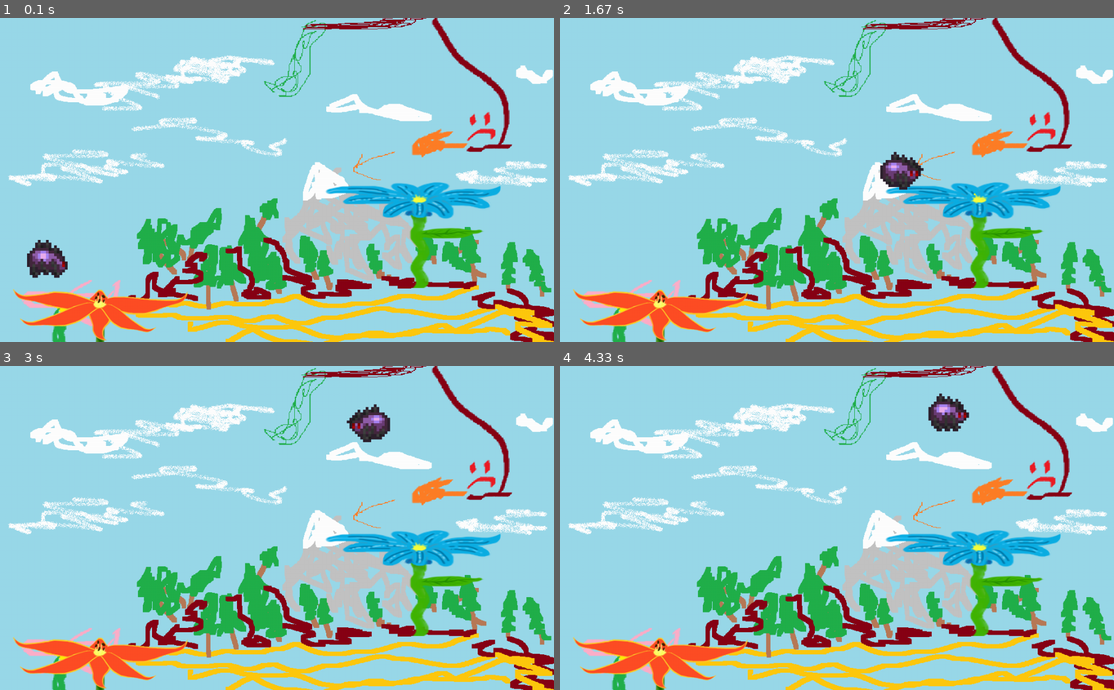
Above: before the commit, frames 1-4 (two rows, left to right).
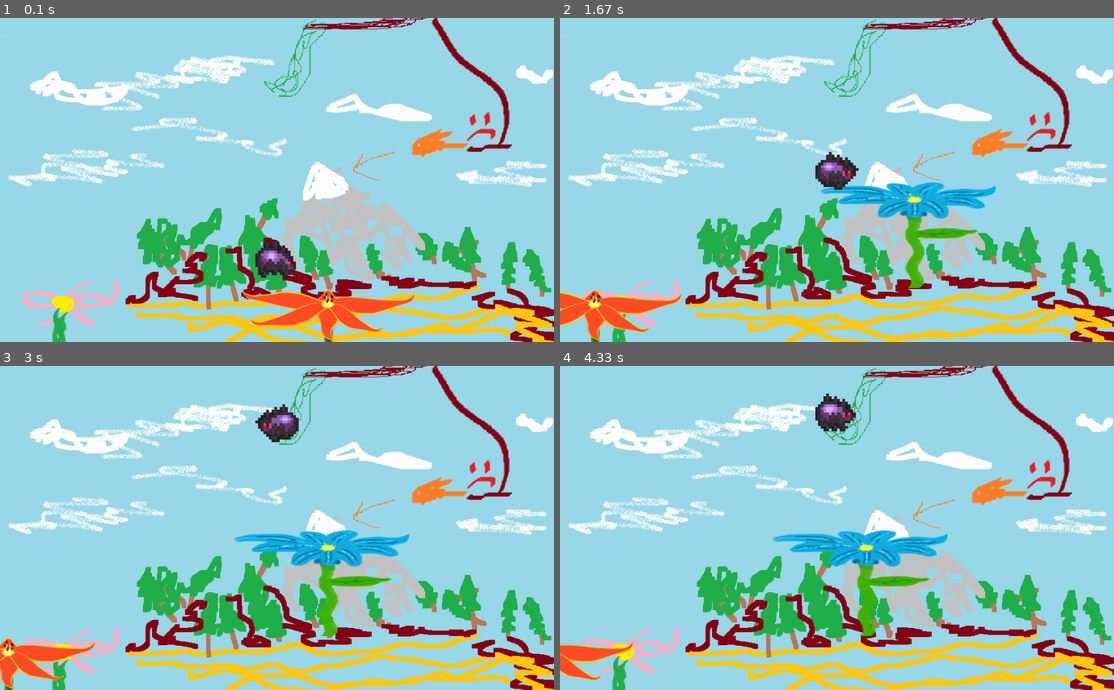
Above: after the commit, the same moments.

Repository: SwampWood/PyGame-shit
Game: pygame game, started from main.py
Two runs of this game, one before a commit and one after it. Both use one fixed random seed, a clock stepped at 60 frames per second and the inputs below.
Inputs:
- Up to frame 1 (0.1 s): no input
- Up to frame 2 (1.67 s): hold Space 0.33-0.8 s; hold D 0.33-0.8 s; hold D 0.83-1.3 s; tap Space at 0.9, 1.2, 1.4 s; hold D from 1.33 s (still down)
- Up to frame 3 (3 s): tap Space at 1.7, 1.9, 2.2, 2.47, 2.77, 2.9 s; release D at 1.8 s; hold A 1.83-2.37 s; hold A 2.4-2.8 s; hold D from 2.83 s (still down)
- Up to frame 4 (4.33 s): tap Space at 3.2, 3.57, 3.87, 4.07 s; release D at 3.47 s; hold A 3.5-3.97 s; hold D from 4 s (still down)

The runs differ from the first frame. In frame 1, 8.3% of the frame differs, in the area x 2-91%, y 50-100%; in frame 2, 8.2%; in frame 3, 8.9%; in frame 4, 9.2%, in the area x 0-91%, y 8-100%.

Commit message:
Мелкие поправки в камеру и границы.

Diff:
--- a/main.py
+++ b/main.py
@@ -33,12 +33,29 @@
     return image
 
 
+class Camera:
+    # зададим начальный сдвиг камеры
+    def __init__(self):
+        self.dx = 0
+
+    # сдвинуть объект obj на смещение камеры
+    def apply(self, obj):
+        obj.rect.x += self.dx
+
+    # позиционировать камеру на объекте target
+    def update(self, target):
+        self.dx = -(target.rect.x + target.rect.w // 2 - width // 2)
+        player.save_point[0] += self.dx
+
+
 class Border(pygame.sprite.Sprite):
     # строго вертикальный отрезок
     def __init__(self, x1, y1, x2):
-        super().__init__(horizontal_borders)
+        super().__init__(all_sprites)
+        self.add(horizontal_borders)
         self.image = pygame.Surface([x2 - x1, 1])
         self.rect = pygame.Rect(x1, y1, x2 - x1, 1)
+        print(self.rect.x)
 
 
 class Particle(pygame.sprite.Sprite):
@@ -94,7 +111,7 @@
         self.mask = pygame.mask.from_surface(self.image)
         self.rect.x = 50
         self.rect.y = 400
-        self.save_point = (50, 400)
+        self.save_point = [50, 400]
         self.health = 1000
         self.current_sprite = None
 
@@ -139,7 +156,7 @@
         if check[pygame.K_SPACE]:
             if self.y_velocity == 0 and not self.drop:
                 self.current_sprite = None
-                self.save_point = (self.rect.x - 10, self.rect.y - 100)
+                self.save_point = [self.rect.x - 10, self.rect.y - 100]
                 self.y_velocity = -20
                 self.rect.y -= 5
                 if self.x_velocity >= 25:
@@ -217,8 +234,9 @@
 background = load_image("background.png")
 create_map()
 player = Spider()
-Border(0, -2, 1024)
-Border(-200, 700, 1224)
+camera = Camera()
+Border(0, -2, 6224)
+Border(-200, 700, 6224)
 running = True
 while running:
     for event in pygame.event.get():
@@ -231,6 +249,11 @@
 
     all_sprites.draw(screen)
     all_sprites.update(pygame.key.get_pressed())
+    camera.update(player)
+    for sprite in all_sprites:
+        camera.apply(sprite)
     clock.tick(60)
+    for i in horizontal_borders:
+        i.rect.x += 1
     pygame.display.flip()
 pygame.quit()
